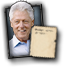
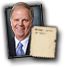
The second 65x67 image is a revision of the first. Changes to its layers:
added layer "image-removebg-preview - 2025-12-16T093740.931" in group "Group 1" over bbox(8, 2, 35, 57)
hid "image-removebg-preview - 2025-12-04T011913.550" over bbox(8, 0, 35, 57)
